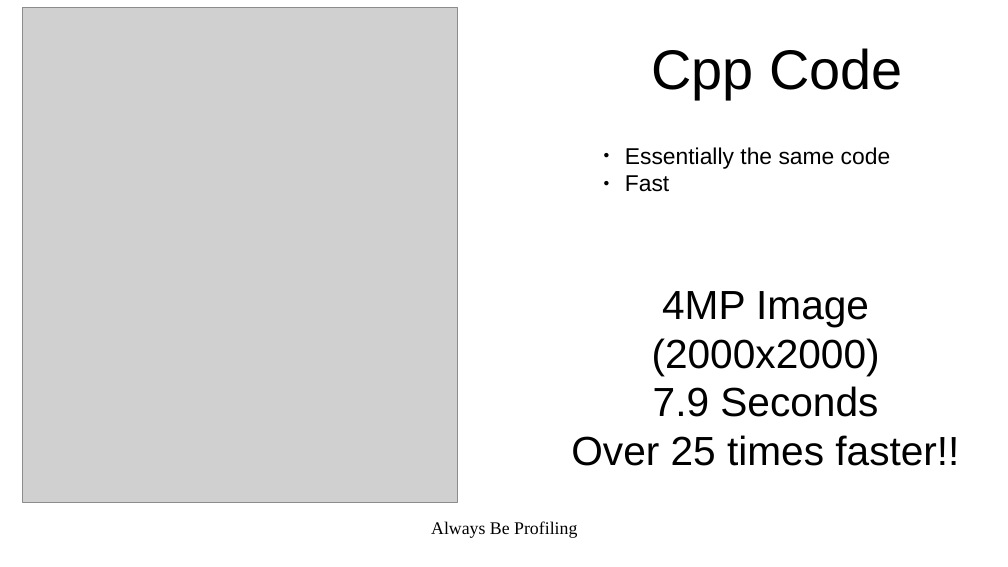
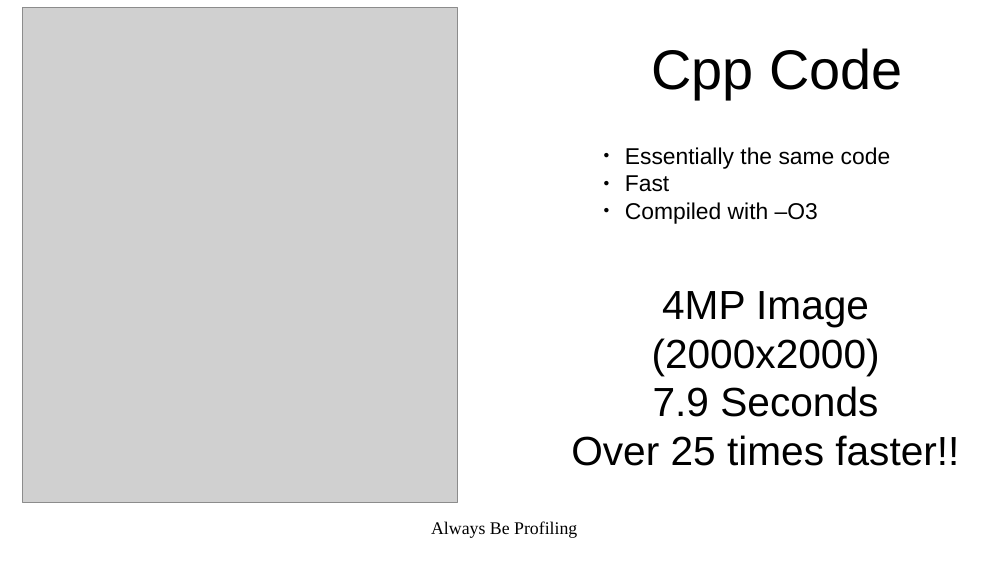
Before and after one commit to calvinloveland/performant-python, a slide deck: slide 8 of Docs/PerformantPython.odp (slide 7 before the commit). Drawn at 1008x567 pixels with LibreOffice and Linux fonts; fonts in the diff are those of the drawing; grey boxes stand for pictures. Boxes give left, top, right and bottom in pixels: in the first picture for what was removed or moved away, otherwise in the second. Text is boxed around its words. In the diff, an @@ line names an element or a change of style, - is before the commit and + after.

```diff
--- a/Docs/PerformantPython.odp
+++ b/Docs/PerformantPython.odp
@@ text at [625,202,818,224]: paragraph added @@
+● Compiled with –O3
```
Also in this commit, not shown: 5 other slides changed, 5 slides added, 2 slides removed, 1 other file.
